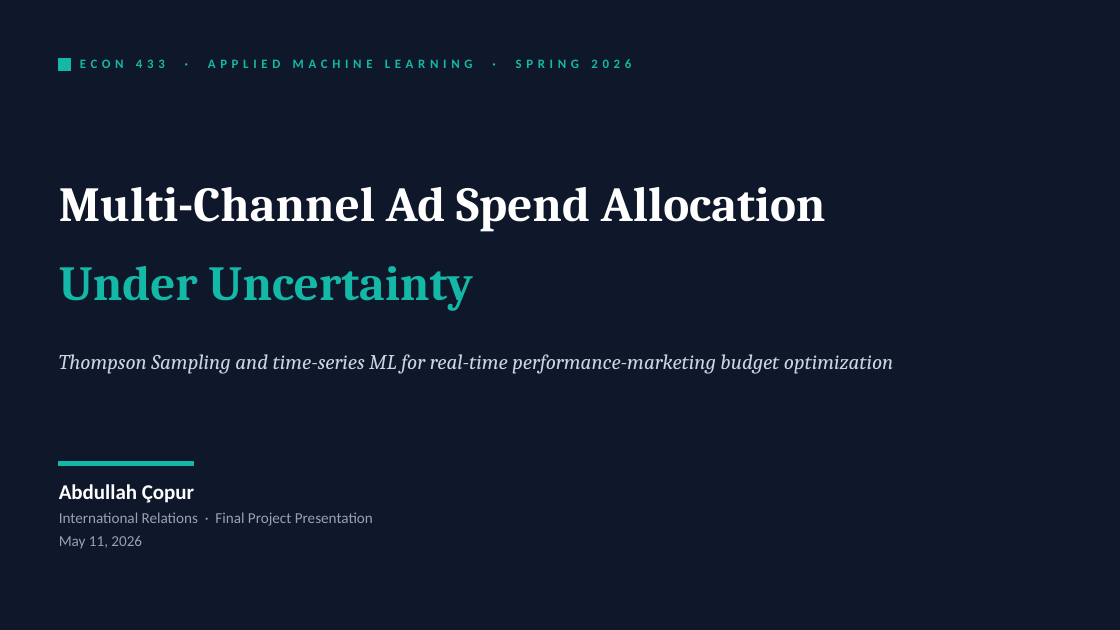
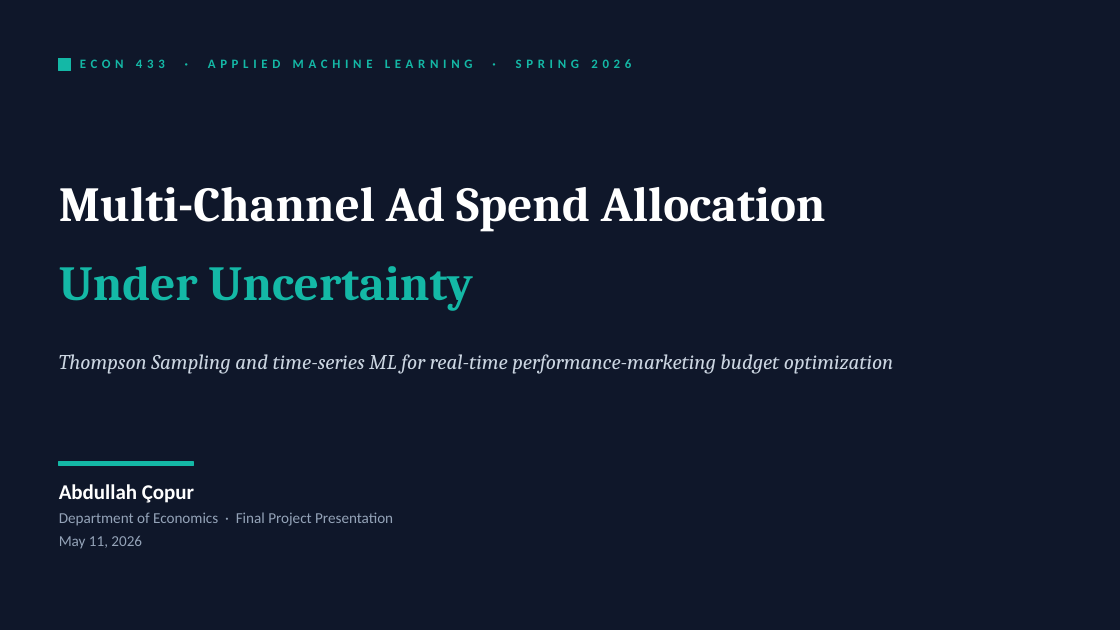
Before and after one commit to shams-11/multi-channel-ad-allocation-ml, a slide deck: slide 1 of PRESENTATION.pptx. Drawn at 1120x630 pixels with LibreOffice and Linux fonts; fonts in the diff are those of the drawing. Boxes give left, top, right and bottom in pixels: in the first picture for what was removed or moved away, otherwise in the second. Text is boxed around its words. In the diff, an @@ line names an element or a change of style, - is before the commit and + after.

Commit message:
docs: correct title-slide department to Economics

```diff
--- a/PRESENTATION.pptx
+++ b/PRESENTATION.pptx
@@ text at box(59, 512, 393, 526): text changed @@
-International Relations · Final Project Presentation
+Department of Economics · Final Project Presentation
```
Also in this commit, not shown: 1 other file.
